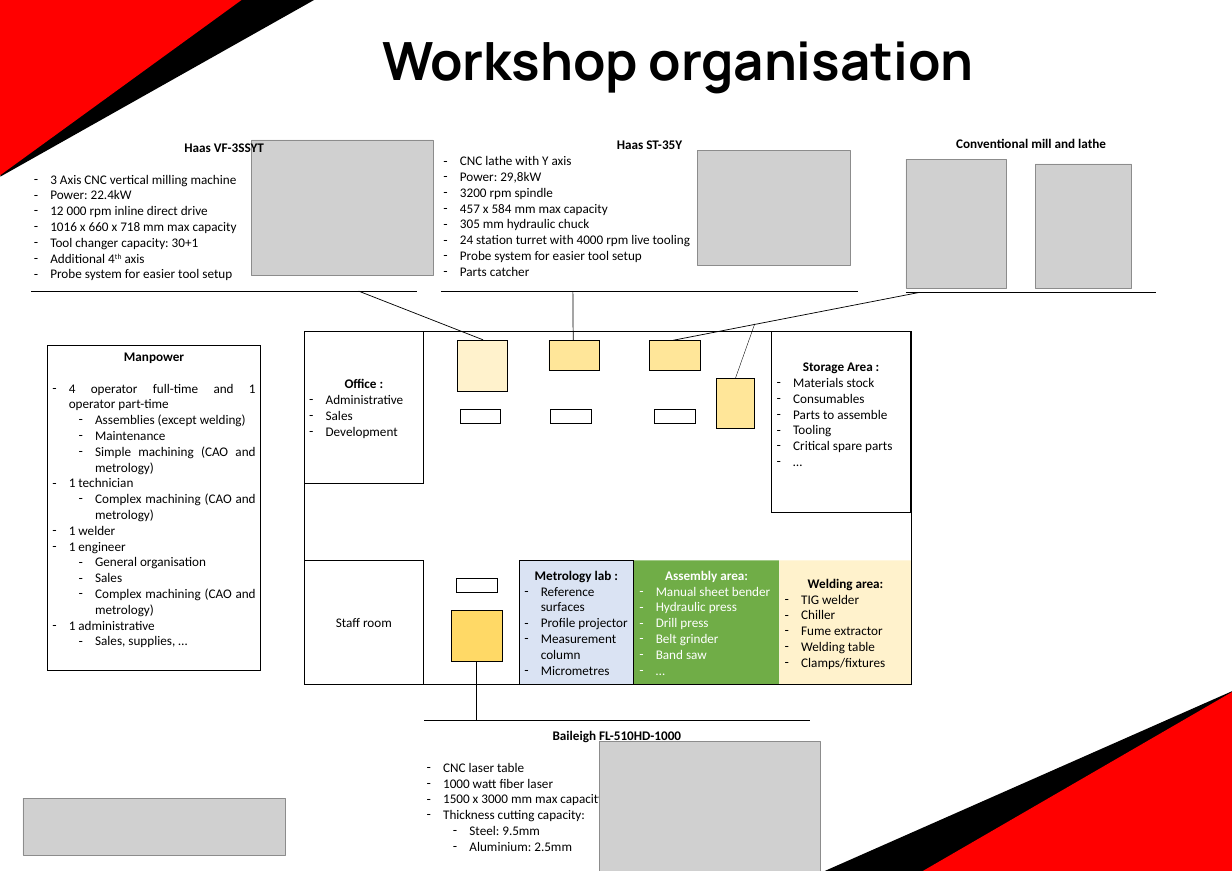
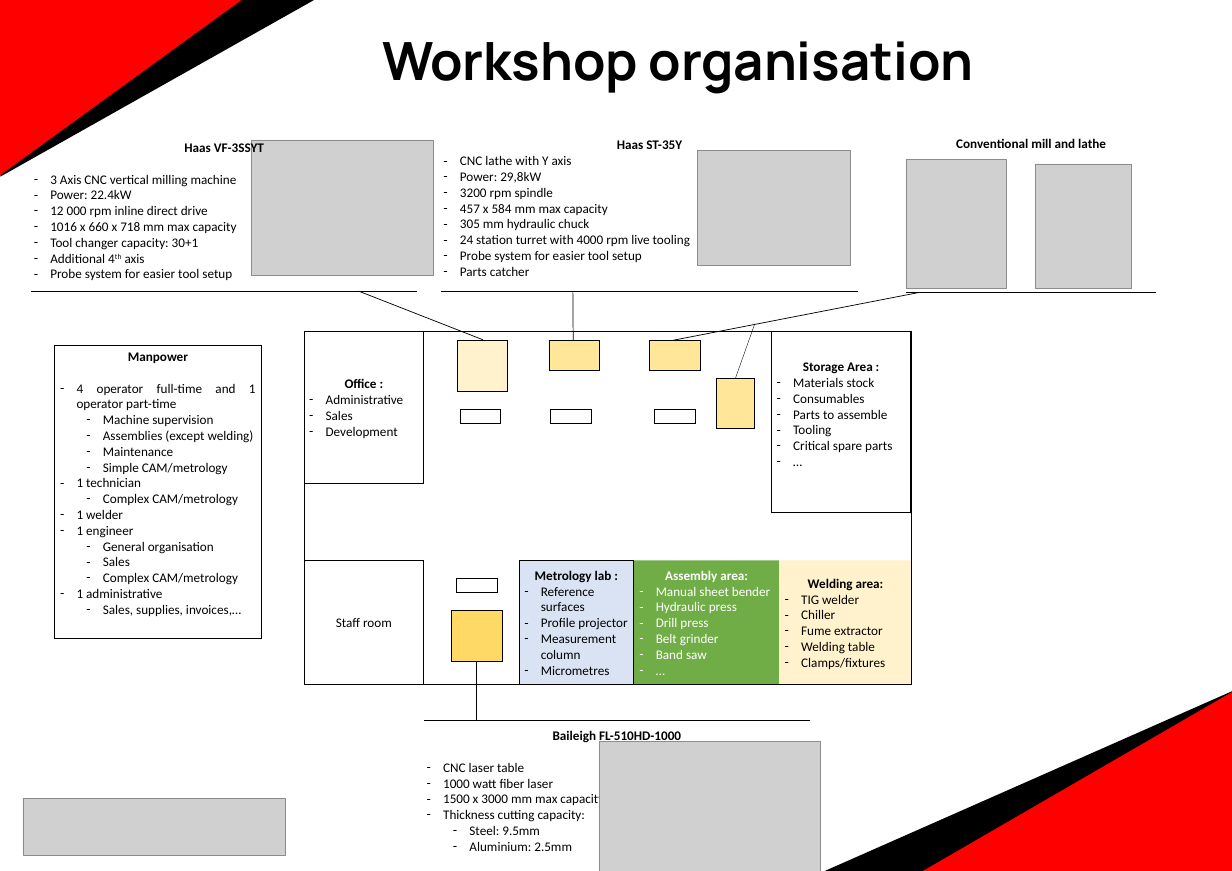
Before and after one commit to EOSCogniton/STUF2019, a slide deck: slide 2 of CR - Cost Report/Preparation oral/Affiches.pptx. Drawn at 1232x871 pixels with LibreOffice and Linux fonts; fonts in the diff are those of the drawing; grey boxes stand for pictures. Boxes give left, top, right and bottom in pixels: in the first picture for what was removed or moved away, otherwise in the second. Text is boxed around its words. In the diff, an @@ line names an element or a change of style, - is before the commit and + after.

```diff
--- a/CR - Cost Report/Preparation oral/Affiches.pptx
+++ b/CR - Cost Report/Preparation oral/Affiches.pptx
@@ rectangle "Manpower": place and size @@
-rectangle "Manpower" at (47,346,261,670)
+rectangle "Manpower" at (55,346,261,638)
@@ text in rectangle at (103,415,213,426): paragraph added @@
+  – Machine supervision
@@ text in rectangle at (103,463,228,475): text changed @@
-  – Simple machining (CAO and metrology)
+  – Simple CAM/metrology
@@ text in rectangle at (103,494,238,506): text changed @@
-  – Complex machining (CAO and metrology)
+  – Complex CAM/metrology
@@ text in rectangle at (103,573,238,585): text changed @@
-  – Complex machining (CAO and metrology)
+  – Complex CAM/metrology
@@ text in rectangle at (103,605,241,616): text changed @@
-  – Sales, supplies, …
+  – Sales, supplies, invoices,…
```
Also in this commit, not shown: 1 slide added, 4 other files.
